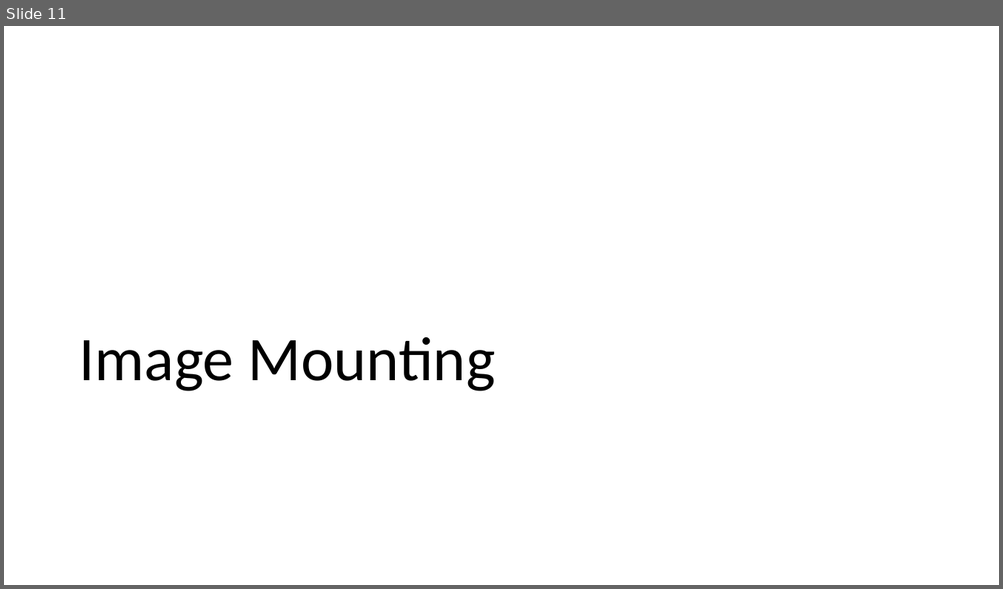
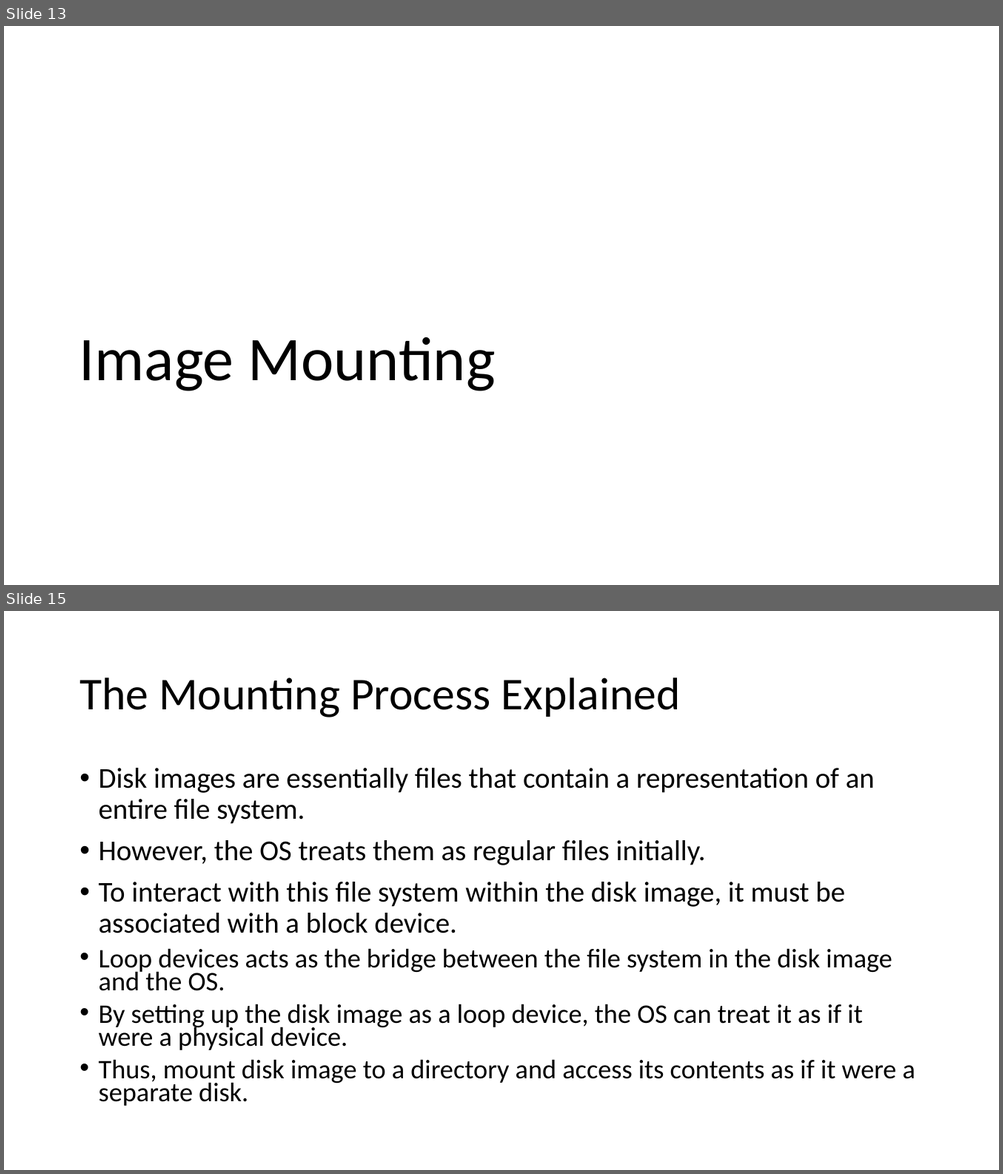
Before and after one commit to frankwxu/digital-forensics-lab, a slide deck: Echo_Device/ppts/3_Image_Acquisition_and_Mounting.pptx. Shown one above the other, each under a label of ours: slide 11 before the commit, slides 13 and 15 after it; the slides between them are not shown. The pictures are 1003x589 and 1003x1174 pixels, drawn with LibreOffice and Linux fonts; fonts in the diff are those of the drawing; background and template pictures are left out. Boxes give left, top, right and bottom in pixels: in the first picture for what was removed or moved away, otherwise in the second. Text is boxed around its words. In the diff, an @@ line names an element or a change of style, - is before the commit and + after.

```diff
--- a/Echo_Device/ppts/3_Image_Acquisition_and_Mounting.pptx
+++ b/Echo_Device/ppts/3_Image_Acquisition_and_Mounting.pptx
@@ slide 15 added at <box>4,611,999,1170</box>, background #FFFFFF @@
@@ title added at <box>79,678,680,718</box>, 44 pt, text #000000 @@
+The Mounting Process Explained
@@ text added at <box>99,768,915,1106</box>, 25.9 pt, text #000000 @@
+• Disk images are essentially files that contain a representation of an entire file system.
+• However, the OS treats them as regular files initially.
+• To interact with this file system within the disk image, it must be associated with a block device.
+• Loop devices acts as the bridge between the file system in the disk image and the OS.
+• By setting up the disk image as a loop device, the OS can treat it as if it were a physical device.
+• Thus, mount disk image to a directory and access its contents as if it were a separate disk.
@@ what was slide 11 is now slide 13 @@
```
Also in this commit, not shown: 10 slides changed, 4 other slides added, 1 slide removed, 3 other files.
